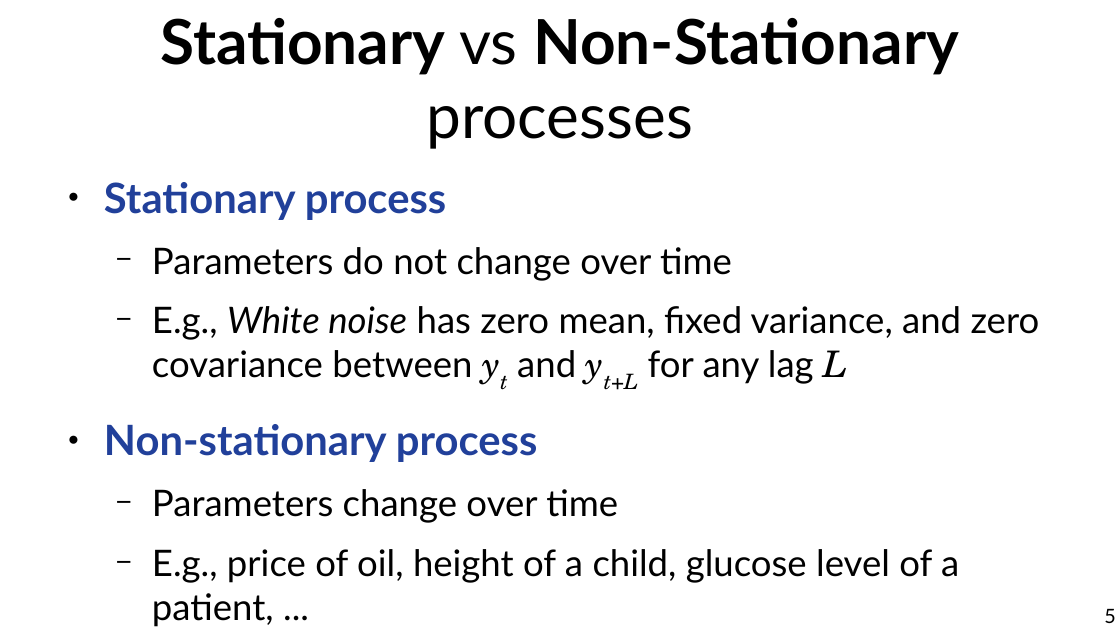
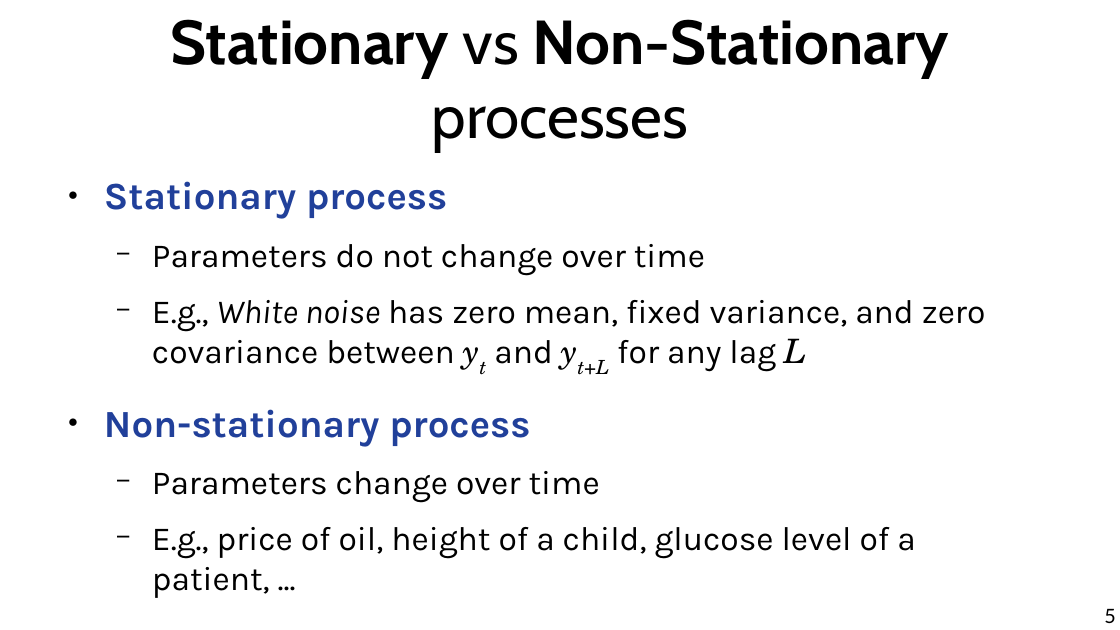
Before and after one commit to chatox/data-mining-course, a slide deck: slide 5 of theory/odp/tt29_forecasting.odp. Drawn at 1120x630 pixels with LibreOffice and Linux fonts; fonts in the diff are those of the drawing. Boxes give left, top, right and bottom in pixels: in the first picture for what was removed or moved away, otherwise in the second. Text is boxed around its words. In the diff, an @@ line names an element or a change of style, - is before the commit and + after.

```diff
--- a/theory/odp/tt29_forecasting.odp
+++ b/theory/odp/tt29_forecasting.odp
@@ title "Stationary vs Non-Stationary processes" moved from (x1=160, y1=18, x2=958, y2=149) to (x1=171, y1=19, x2=949, y2=152) @@
@@ title "Stationary vs Non-Stationary processes" at (x1=171, y1=19, x2=949, y2=152): font Lato to Cabin @@
@@ text "Stationary process" at (x1=104, y1=181, x2=986, y2=598): size 29.6 to 27.2 pt in "Stationary process", "Non-stationary process"; font Lato to Karla; size 25.9 to 23.8 pt in "Parameters do not change over time", "E.g., White noise has zero mean, fixed ...", "Parameters change over time", "E.g., price of oil, height of a ..." @@
```
Also in this commit, not shown: 26 other slides changed, 48 other files.
